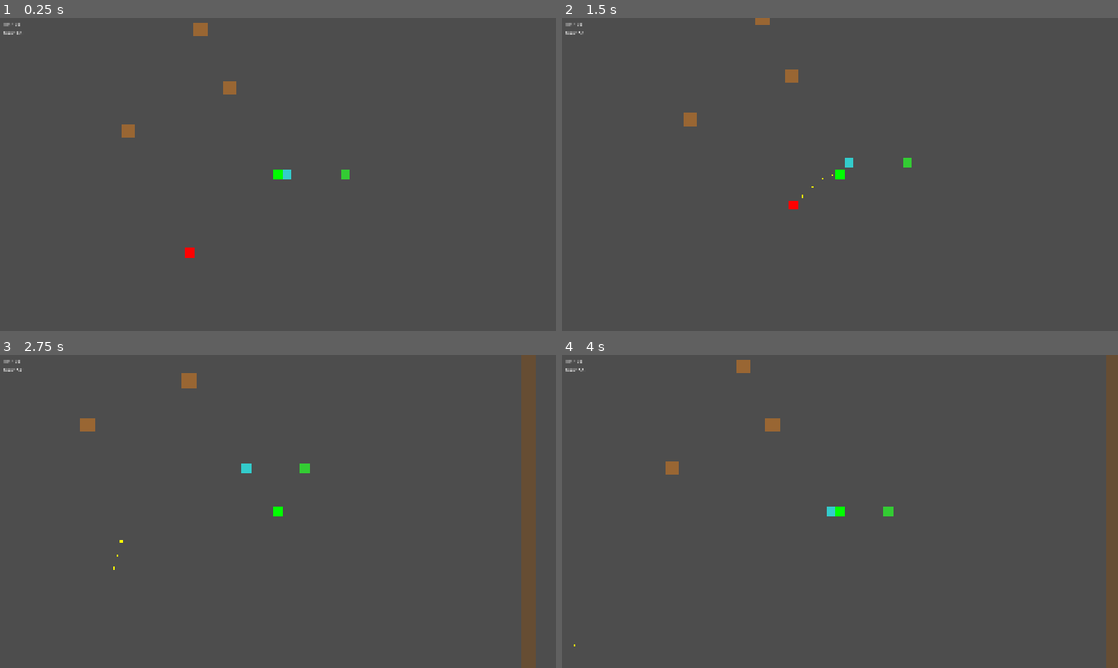
Above: before the commit, frames 1-4 (two rows, left to right).
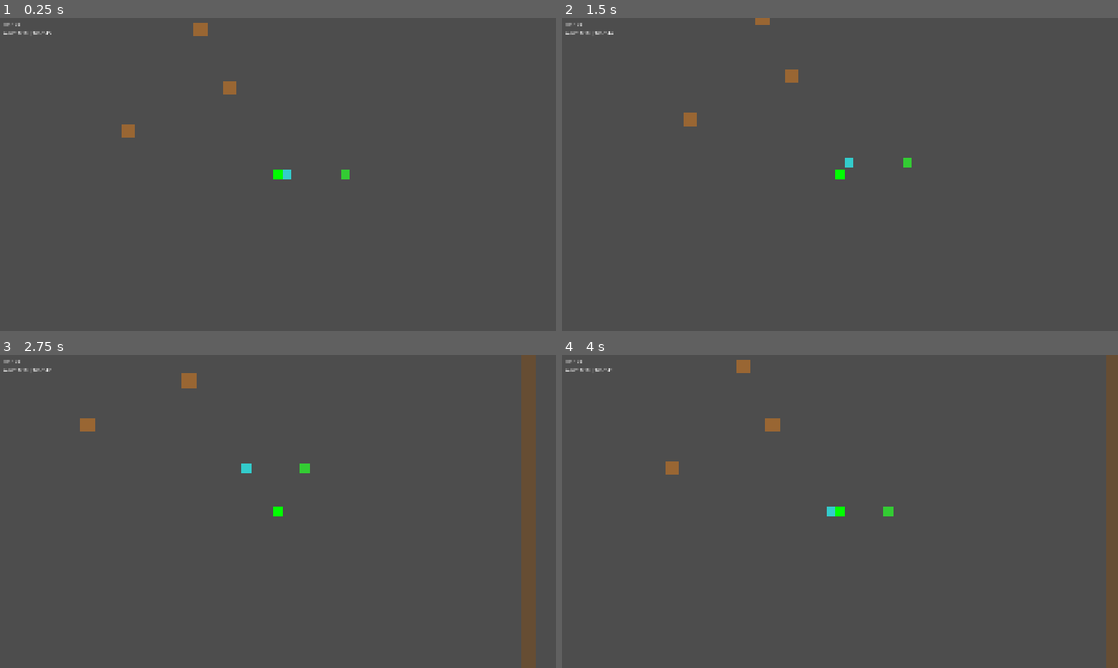
Above: after the commit, the same moments.

Repository: felang/utoland
Game: Godot game, scene res://scenes/main.tscn
Two runs of this game, one before a commit and one after it. Both use one fixed random seed, a clock stepped at 60 frames per second and the inputs below.
Inputs:
- Up to frame 1 (0.25 s): no input
- Up to frame 2 (1.5 s): tap Enter at 0.5 s; hold D (move_right) 0.53-1.28 s; tap 1 at 0.6 s; hold S (move_down) from 1.28 s (still down); tap 2 at 1.35 s
- Up to frame 3 (2.75 s): release S (move_down) at 2.03 s; hold D (move_right) from 2.03 s (still down); tap 3 at 2.1 s
- Up to frame 4 (4 s): release D (move_right) at 2.78 s; hold W (move_up) 2.78-3.53 s; tap 4 at 2.85 s; hold A (move_left) from 3.53 s (still down); tap 1 at 3.6 s

The runs differ from the first frame. In frame 1, 0.1% of the frame differs, in the area x 0-35%, y 4-77%; in frame 2, 0.1%; in frame 3, less than 0.1%; in frame 4, less than 0.1%.

Commit message:
feat(phase2): 实现10波次管理系统

Diff:
--- a/scripts/enemy_spawner.gd
+++ b/scripts/enemy_spawner.gd
@@ -1,52 +1,71 @@
 extends Node
 
-@export var spawn_interval: float = 5.0
-@export var max_enemies: int = 20
-@export var spawn_distance: float = 600.0
+var enemy_scenes = {
+	"normal": preload("res://scenes/enemies/enemy_normal.tscn"),
+	"fast": preload("res://scenes/enemies/enemy_fast.tscn"),
+	"tank": preload("res://scenes/enemies/enemy_tank.tscn")
+}
 
-var enemy_scene = preload("res://scenes/enemies/enemy_normal.tscn")
 var spawn_timer: float = 0.0
-var player: Node2D = null
+var wave_manager: Node
+var player: Node2D
+
+# Map boundaries
+var map_min_x = -1250.0
+var map_max_x = 1250.0
+var map_min_y = -950.0
+var map_max_y = 950.0
+var min_distance_from_player = 200.0
 
 func _ready():
+	wave_manager = get_tree().get_first_node_in_group("wave_manager")
 	player = get_tree().get_first_node_in_group("player")
 
+	if wave_manager:
+		wave_manager.wave_started.connect(_on_wave_started)
+
 func _process(delta):
+	if not wave_manager or not wave_manager.is_wave_active:
+		return
+
 	spawn_timer -= delta
-
 	if spawn_timer <= 0:
-		var current_enemies = get_tree().get_nodes_in_group("enemies").size()
-		if current_enemies < max_enemies:
-			spawn_enemy()
-		spawn_timer = spawn_interval
+		spawn_enemy()
+		var config = wave_manager.get_current_wave_config()
+		spawn_timer = config.get("spawn_interval", 3.0)
 
 func spawn_enemy():
-	if not player or not is_instance_valid(player):
-		player = get_tree().get_first_node_in_group("player")
-		if not player:
-			return
+	if not wave_manager:
+		return
 
-	# Map boundaries with margin
-	var map_min_x = -1250.0
-	var map_max_x = 1250.0
-	var map_min_y = -950.0
-	var map_max_y = 950.0
-	var min_distance_from_player = 200.0
+	var config = wave_manager.get_current_wave_config()
+	var current_enemies = get_tree().get_nodes_in_group("enemies").size()
 
+	if current_enemies >= config.get("max_enemies", 20):
+		return
+
+	var enemy_types = config.get("enemy_types", ["normal"])
+	var random_type = enemy_types[randi() % enemy_types.size()]
+	var enemy = enemy_scenes[random_type].instantiate()
+
+	var spawn_pos = get_random_spawn_position()
+	enemy.global_position = spawn_pos
+	get_parent().add_child(enemy)
+
+func get_random_spawn_position() -> Vector2:
 	var spawn_pos = Vector2.ZERO
 	var attempts = 0
 	var max_attempts = 10
 
-	# Try to find a valid spawn position
 	while attempts < max_attempts:
 		spawn_pos.x = randf_range(map_min_x, map_max_x)
 		spawn_pos.y = randf_range(map_min_y, map_max_y)
 
-		# Check if far enough from player
-		if player.global_position.distance_to(spawn_pos) >= min_distance_from_player:
+		if player and player.global_position.distance_to(spawn_pos) >= min_distance_from_player:
 			break
 		attempts += 1
 
-	var enemy = enemy_scene.instantiate()
-	enemy.global_position = spawn_pos
-	get_parent().add_child(enemy)
+	return spawn_pos
+
+func _on_wave_started(_wave_number: int):
+	spawn_timer = 0.0
--- a/scripts/hud.gd
+++ b/scripts/hud.gd
@@ -22,4 +22,4 @@
 		wave_manager = get_tree().get_first_node_in_group("wave_manager")
 
 	if wave_manager:
-		timer_label.text = "Time: %.0f" % wave_manager.time_remaining
+		timer_label.text = "Wave: %d/10 | Time: %.0f" % [wave_manager.current_wave, wave_manager.wave_time_left]
--- a/scripts/wave_manager.gd
+++ b/scripts/wave_manager.gd
@@ -1,22 +1,67 @@
 extends Node
 
-@export var wave_duration: float = 60.0
-var time_remaining: float
-var victory_triggered: bool = false
+signal wave_started(wave_number: int)
+signal wave_completed(wave_number: int)
+signal game_won()
+signal game_lost()
+
+@export var total_waves: int = 10
+var current_wave: int = 0
+var wave_time_left: float = 0.0
+var is_wave_active: bool = false
+
+# 波次配置
+var wave_configs = {
+	1: {"duration": 45, "enemy_types": ["normal"], "spawn_interval": 4.0, "max_enemies": 15},
+	2: {"duration": 45, "enemy_types": ["normal"], "spawn_interval": 4.0, "max_enemies": 15},
+	3: {"duration": 45, "enemy_types": ["normal"], "spawn_interval": 4.0, "max_enemies": 15},
+	4: {"duration": 50, "enemy_types": ["normal", "fast"], "spawn_interval": 3.0, "max_enemies": 25},
+	5: {"duration": 50, "enemy_types": ["normal", "fast"], "spawn_interval": 3.0, "max_enemies": 25},
+	6: {"duration": 50, "enemy_types": ["normal", "fast"], "spawn_interval": 3.0, "max_enemies": 25},
+	7: {"duration": 60, "enemy_types": ["normal", "fast", "tank"], "spawn_interval": 2.0, "max_enemies": 35},
+	8: {"duration": 60, "enemy_types": ["normal", "fast", "tank"], "spawn_interval": 2.0, "max_enemies": 35},
+	9: {"duration": 60, "enemy_types": ["normal", "fast", "tank"], "spawn_interval": 2.0, "max_enemies": 35},
+	10: {"duration": 60, "enemy_types": ["normal", "fast", "tank"], "spawn_interval": 1.0, "max_enemies": 50}
+}
 
 func _ready():
-	time_remaining = wave_duration
 	add_to_group("wave_manager")
+	start_next_wave()
 
 func _process(delta):
-	if victory_triggered:
+	if is_wave_active:
+		wave_time_left -= delta
+		if wave_time_left <= 0:
+			complete_wave()
+
+func start_next_wave():
+	current_wave += 1
+	if current_wave > total_waves:
+		game_won.emit()
+		print("Victory! You completed all 10 waves!")
+		await get_tree().create_timer(3.0).timeout
+		get_tree().reload_current_scene()
 		return
-	time_remaining -= delta
 
-	if time_remaining <= 0:
-		victory_triggered = true
-		victory()
+	var config = wave_configs[current_wave]
+	wave_time_left = config["duration"]
+	is_wave_active = true
+	wave_started.emit(current_wave)
+	print("Wave ", current_wave, " started!")
 
-func victory():
-	print("Victory! You survived 60 seconds!")
-	get_tree().reload_current_scene()
+func complete_wave():
+	is_wave_active = false
+	clear_all_enemies()
+	wave_completed.emit(current_wave)
+	print("Wave ", current_wave, " completed!")
+
+	await get_tree().create_timer(3.0).timeout
+	start_next_wave()
+
+func clear_all_enemies():
+	var enemies = get_tree().get_nodes_in_group("enemies")
+	for enemy in enemies:
+		enemy.queue_free()
+
+func get_current_wave_config():
+	return wave_configs.get(current_wave, {})
